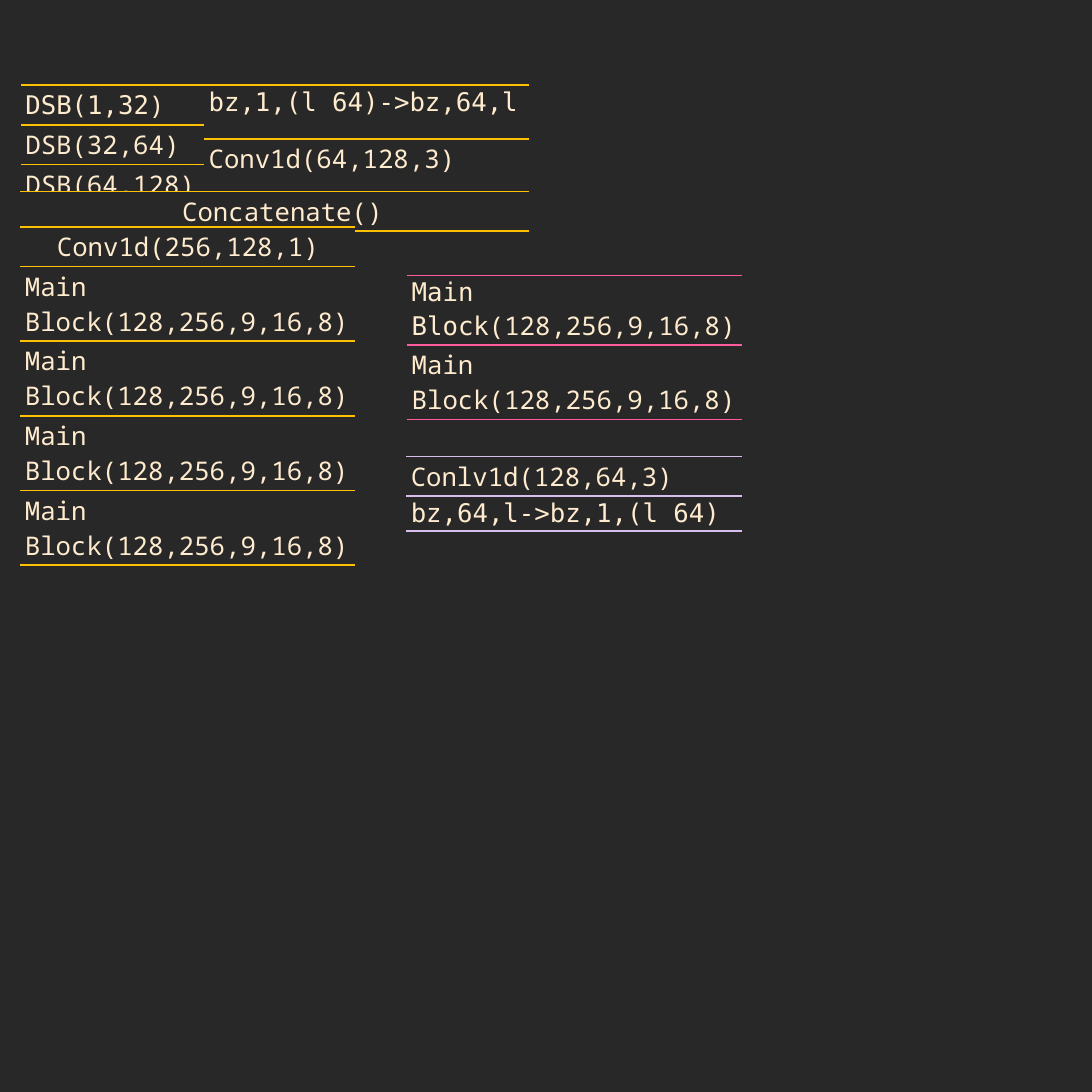
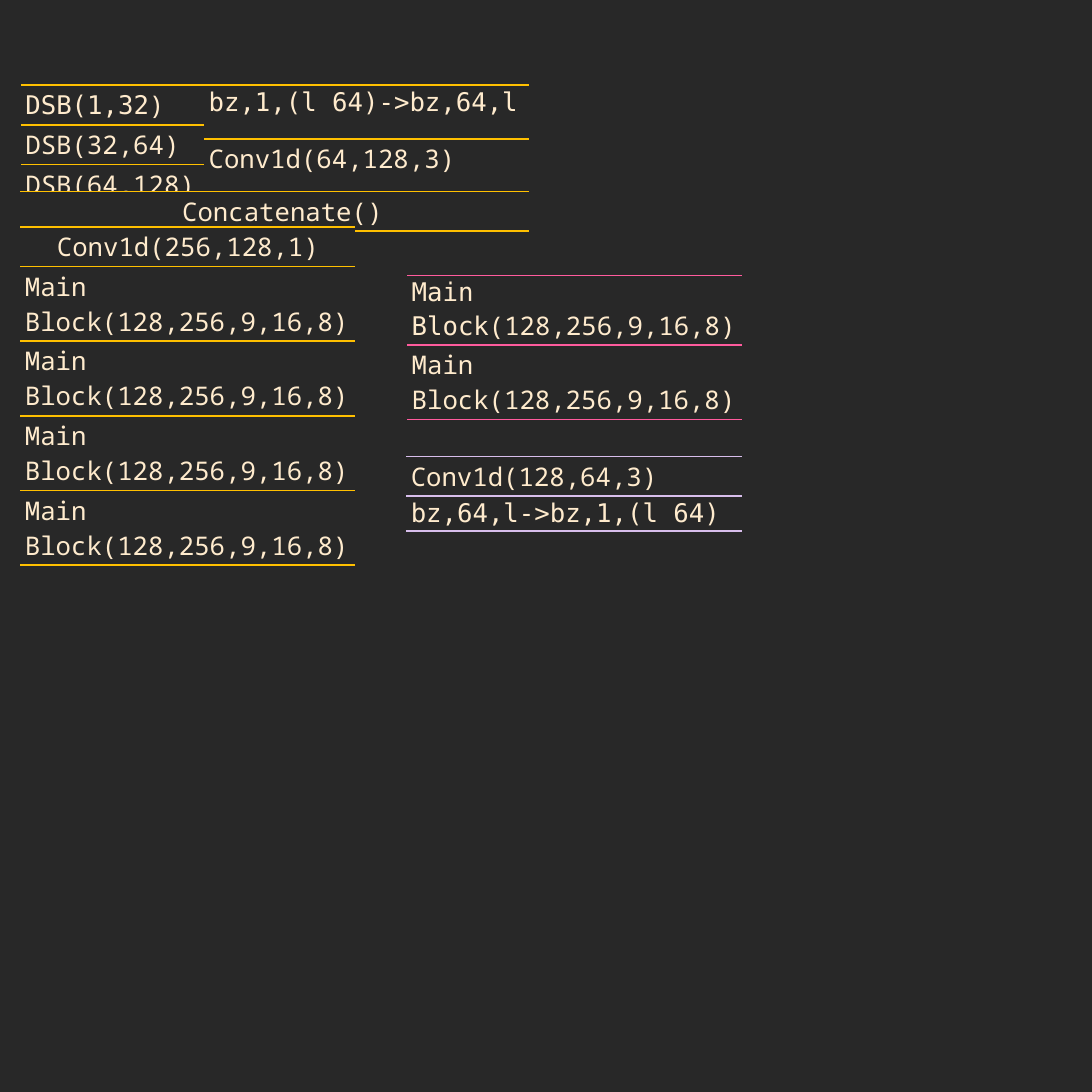
Before and after one commit to toonnyy8/ncku, a slide deck: slide 11 of final-project/slide/img/img.pptx. Drawn at 1092x1092 pixels with LibreOffice and Linux fonts; fonts in the diff are those of the drawing. Boxes give left, top, right and bottom in pixels: in the first picture for what was removed or moved away, otherwise in the second. Text is boxed around its words. In the diff, an @@ line names an element or a change of style, - is before the commit and + after.

```diff
--- a/final-project/slide/img/img.pptx
+++ b/final-project/slide/img/img.pptx
@@ table at box(406, 457, 742, 530) @@
-row 1, column 1: Conlv1d(128,64,3)
+row 1, column 1: Conv1d(128,64,3)
```
Also in this commit, not shown: 1 other slide changed, 16 other files.
